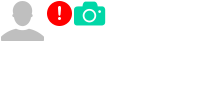
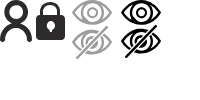
Layer changes from the first w=200, h=100 image to the second:
removed layer "Shape 102 copy" over [1, 1, 44, 41]
removed layer "Shape 199" over [74, 1, 106, 26]
removed layer "Shape 86 copy 2" over [58, 6, 61, 20]
removed layer "Ellipse 2 copy 2" over [47, 1, 72, 26]
added layer "Layer 4 copy" above "Layer 4" over [72, 26, 112, 59]
added layer "Layer 4" above "Layer 3" over [121, 25, 161, 58]
added layer "Layer 3" above "login_pwd" over [121, 0, 161, 25]
added layer "login_pwd" above "Layer 2" over [36, 2, 65, 40]
added layer "Layer 2" above "login_usr" over [72, 0, 112, 25]
added layer "login_usr" above "Layer 1" over [0, 0, 32, 42]
